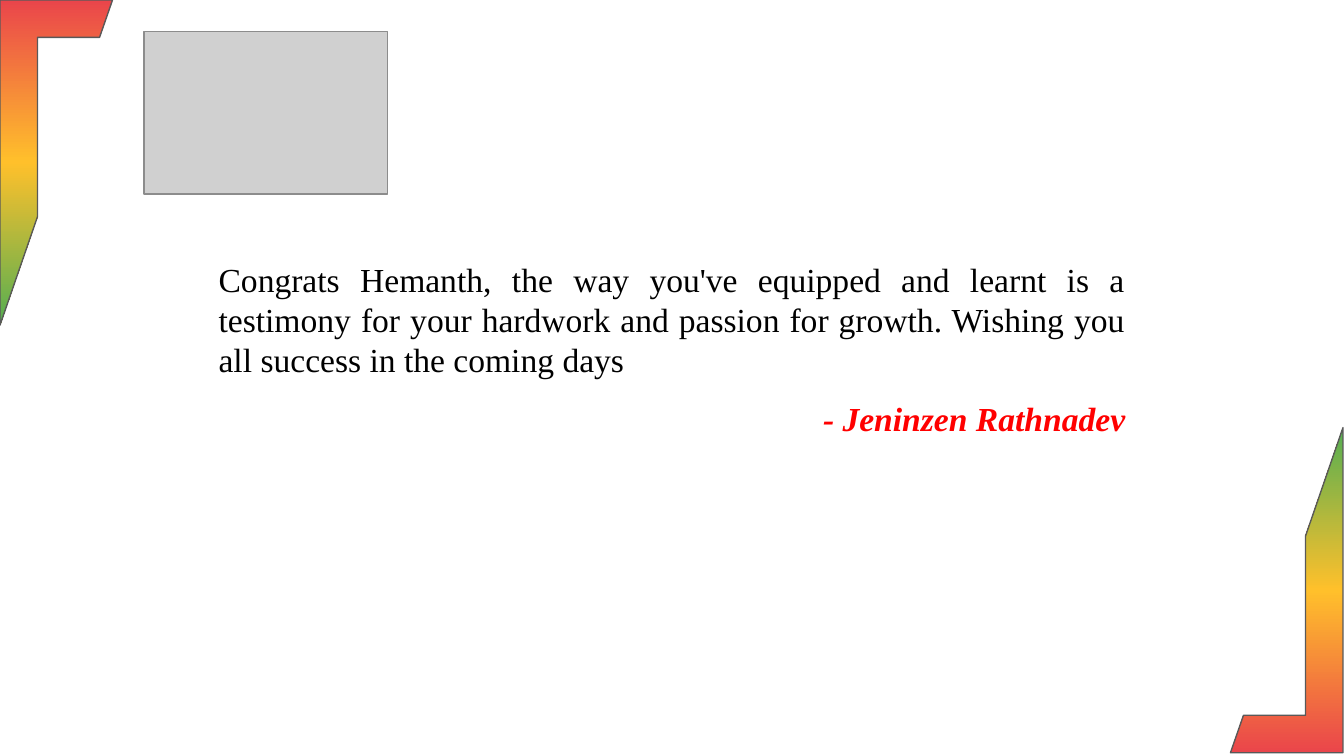
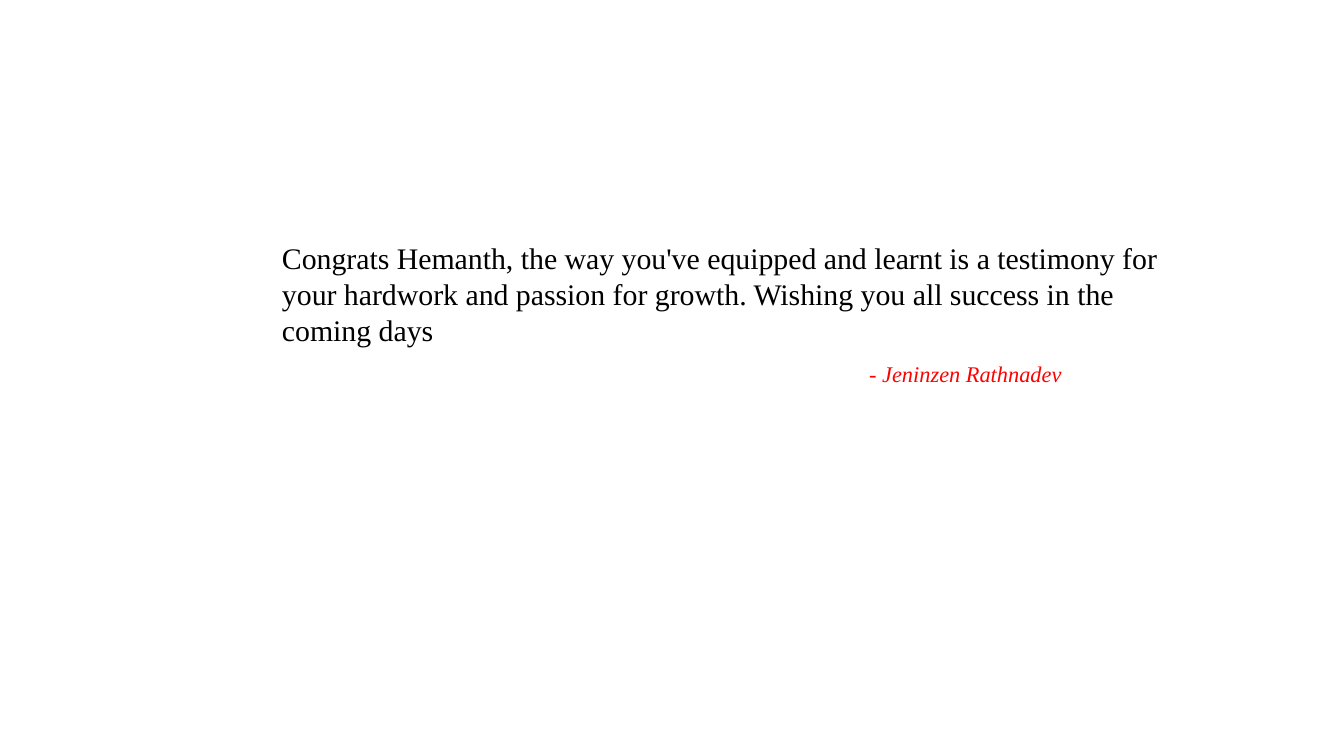
Before and after one commit to Harisudhan23/HR-automation-UI, a slide deck: slide 7 of media/Final_Anniversary_Presentation.pptx (slide 8 before the commit). Drawn at 1344x756 pixels with LibreOffice and Linux fonts; fonts in the diff are those of the drawing; grey boxes stand for pictures; background and template pictures are left out. Boxes give left, top, right and bottom in pixels: in the first picture for what was removed or moved away, otherwise in the second. Text is boxed around its words. In the diff, an @@ line names an element or a change of style, - is before the commit and + after.

```diff
--- a/media/Final_Anniversary_Presentation.pptx
+++ b/media/Final_Anniversary_Presentation.pptx
@@ half frame removed at [0, 0, 113, 325] @@
@@ picture removed at [144, 31, 388, 194] @@
@@ text "Congrats Hemanth, the way you've ...": place and size @@
-text "Congrats Hemanth, the way you've ..." at [219, 268, 1124, 379]
+text "Congrats Hemanth, the way you've ..." at [282, 248, 1157, 346]
@@ text "Congrats Hemanth, the way you've ..." at [282, 248, 1157, 346]: size 18 to 16 pt; alignment justified to left @@
@@ text "- Jeninzen Rathnadev": place and size @@
-text "- Jeninzen Rathnadev" at [843, 407, 1125, 432]
+text "- Jeninzen Rathnadev" at [882, 366, 1062, 383]
@@ text "- Jeninzen Rathnadev" at [882, 366, 1062, 383]: size 18 to 12 pt, bold off @@
@@ half frame removed at [1231, 427, 1344, 753] @@
```
Also in this commit, not shown: 8 other slides changed, 1 slide added, 3 slides removed, 4 other files.
